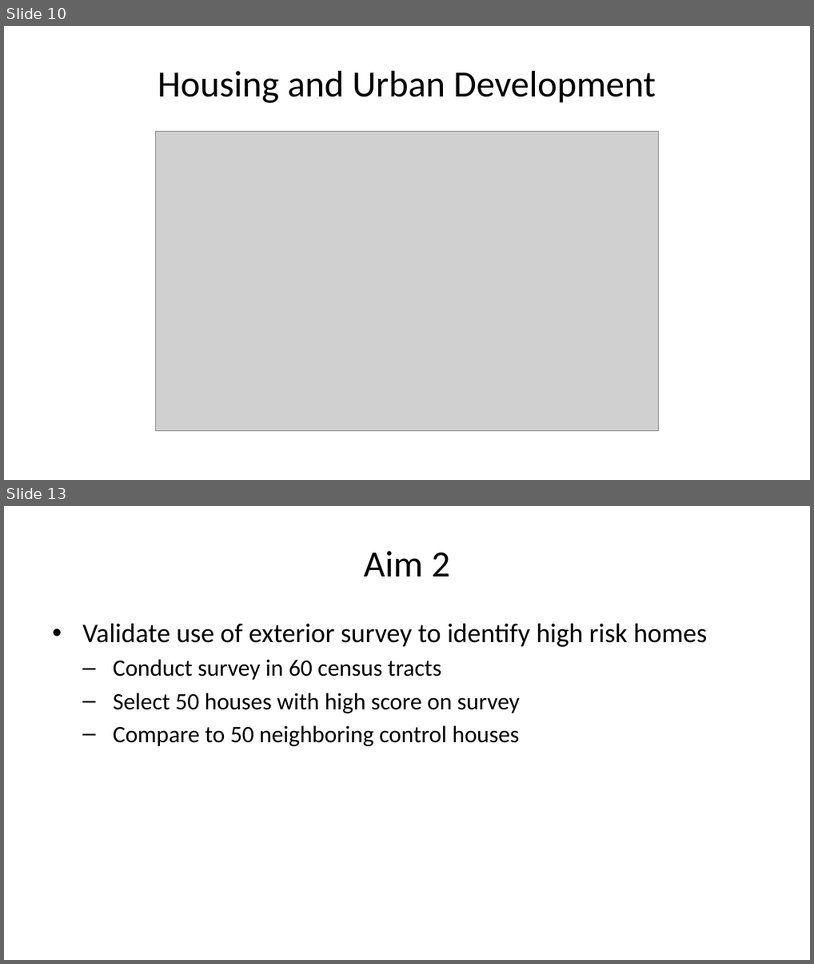
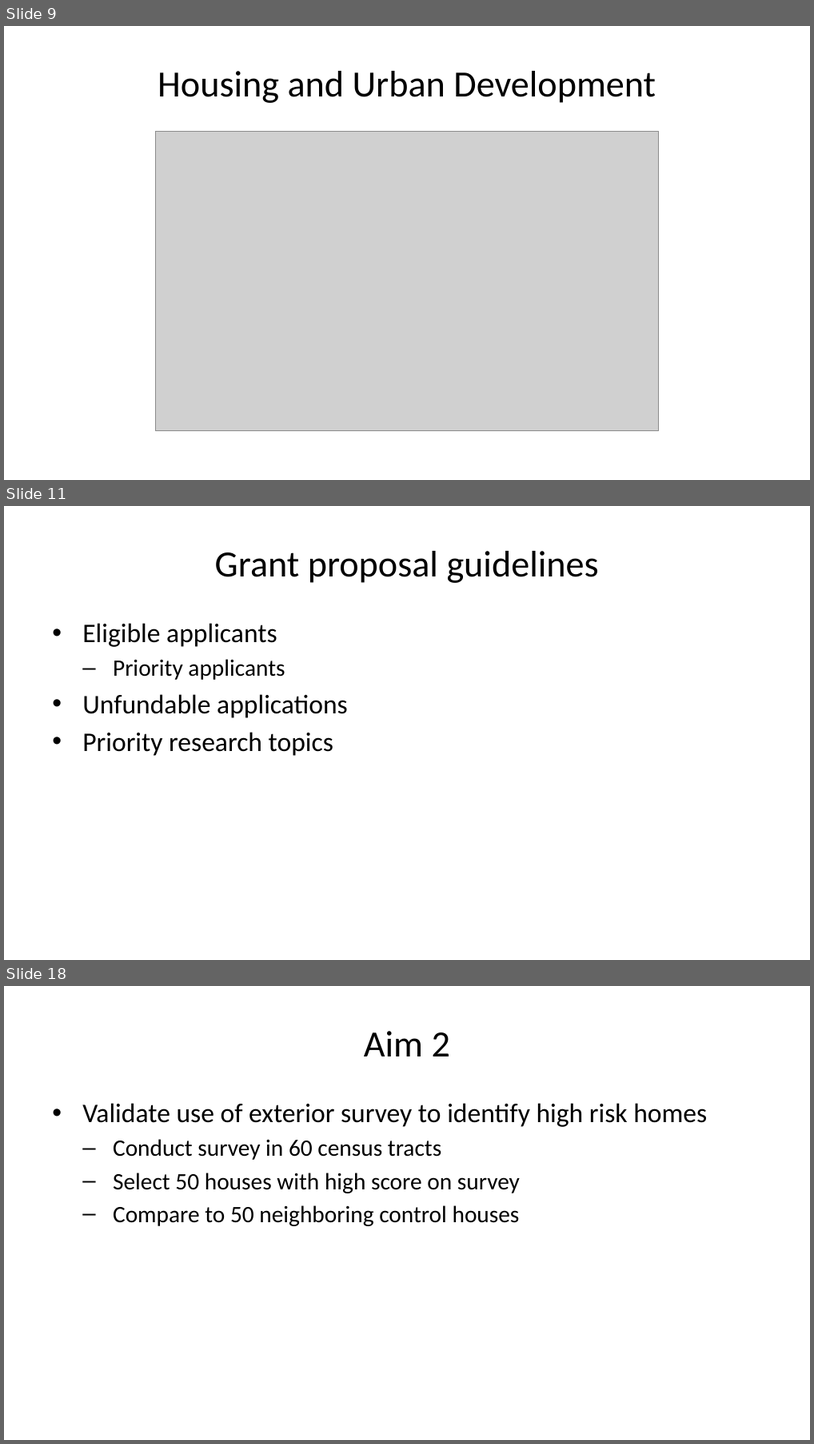
Before and after one commit to pmean/papers-and-presentations, a slide deck: kc-lead-impact/results/dbhi-presentation.pptx. Shown one above the other, each under a label of ours: slides 10 and 13 before the commit, slides 9, 11 and 18 after it; the slides between them are not shown. The pictures are 814x964 and 814x1444 pixels, drawn with LibreOffice and Linux fonts; fonts in the diff are those of the drawing; grey boxes stand for pictures. Boxes give left, top, right and bottom in pixels: in the first picture for what was removed or moved away, otherwise in the second. Text is boxed around its words. In the diff, an @@ line names an element or a change of style, - is before the commit and + after.

Commit message:
Simplified slide titles for dbhi-presentation.md

```diff
--- a/kc-lead-impact/results/dbhi-presentation.pptx
+++ b/kc-lead-impact/results/dbhi-presentation.pptx
@@ slide 11 added at (4,506,810,960), background #FFFFFF @@
@@ title added at (215,551,599,583), 33 pt, text #000000 @@
+Grant proposal guidelines
@@ text added at (82,623,348,756), 24 pt, text #000000 @@
+• Eligible applicants
+  – Priority applicants
+• Unfundable applications
+• Priority research topics
@@ what was slide 10 is now slide 9 @@
@@ what was slide 13 is now slide 18 @@
```
Also in this commit, not shown: 1 slide changed, 7 other slides added, 3 slides removed, 3 other files.
